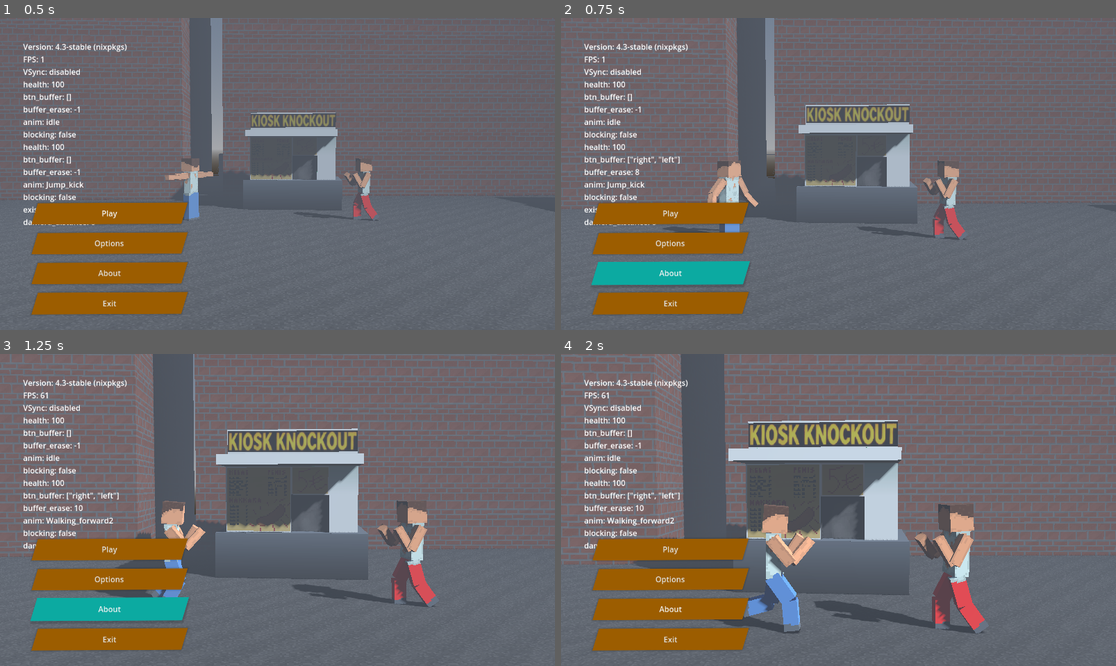
Above: before the commit, frames 1-4 (two rows, left to right).
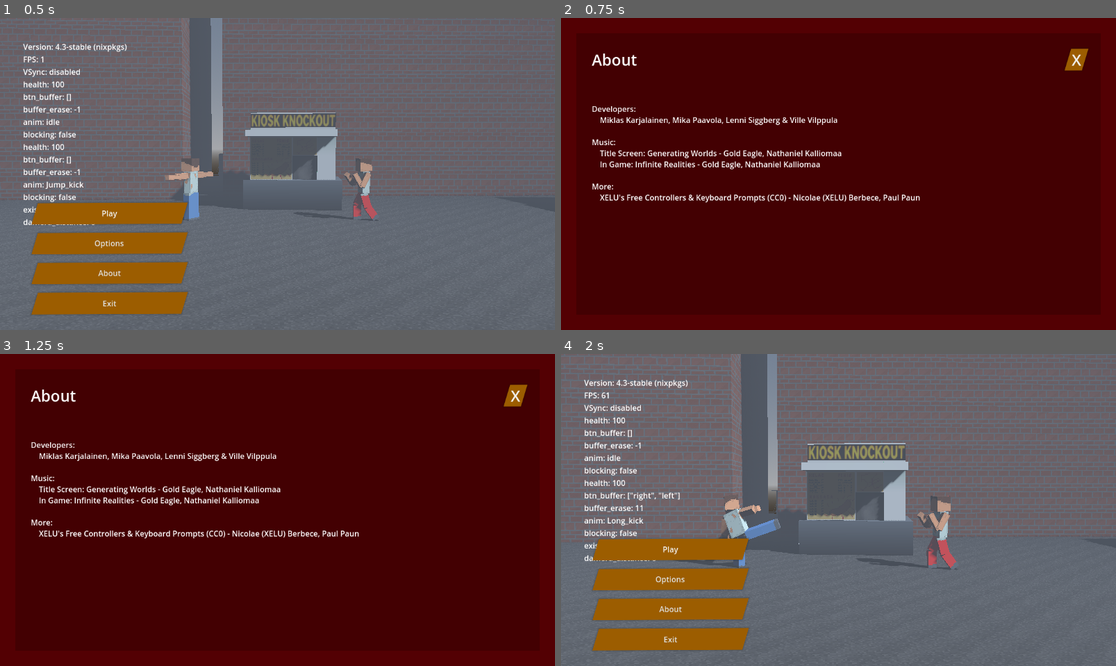
Above: after the commit, the same moments.

Repository: miklaskarjalainen/KioskKnockout
Game: Godot game, scene res://src/scenes/TitleScreen.tscn
Same seed, same stepped clock (60 frames per second), same inputs: the game is played once before the commit and once after it.
Inputs (mouse positions are in pixels of both pictures, inside the frame that each line leads up to):
- Up to frame 1 (0.5 s): no input
- Up to frame 2 (0.75 s): click "About" at 0.5 s
- Up to frame 3 (1.25 s): no input
- Up to frame 4 (2 s): click (1077, 394) at 1.25 s, where only the run after the commit has a clickable "X"

Frame 1 is identical in both runs. In frame 2, 100% of the frame differs, in the area x 0-100%, y 0-100%; in frame 3, 100%; in frame 4, 25%.

Commit message:
simple AboutScreen

Diff:
--- /dev/null
+++ b/src/scenes/AboutScreen.gd
@@ -0,0 +1,7 @@
+extends Control
+
+func _ready() -> void:
+	$MarginContainer/VBoxContainer/MarginContainer/HBoxContainer/CloseButton.grab_focus()
+
+func _on_close_button_pressed() -> void:
+	Global.change_main_scene_to("res://src/scenes/TitleScreen.tscn")
--- /dev/null
+++ b/src/scenes/AboutScreen.tscn
@@ -0,0 +1,90 @@
+[gd_scene load_steps=2 format=3 uid="uid://dlter0t2b8ht"]
+
+[ext_resource type="Script" path="res://src/scenes/AboutScreen.gd" id="1_ieipf"]
+
+[node name="AboutScreen" type="Control"]
+layout_mode = 3
+anchors_preset = 15
+anchor_right = 1.0
+anchor_bottom = 1.0
+grow_horizontal = 2
+grow_vertical = 2
+script = ExtResource("1_ieipf")
+
+[node name="ColorRect" type="ColorRect" parent="."]
+layout_mode = 1
+anchors_preset = 15
+anchor_right = 1.0
+anchor_bottom = 1.0
+grow_horizontal = 2
+grow_vertical = 2
+color = Color(0.32549, 0, 0.0117647, 1)
+
+[node name="MarginContainer" type="MarginContainer" parent="."]
+layout_mode = 1
+anchors_preset = 15
+anchor_right = 1.0
+anchor_bottom = 1.0
+grow_horizontal = 2
+grow_vertical = 2
+theme_override_constants/margin_left = 32
+theme_override_constants/margin_top = 32
+theme_override_constants/margin_right = 32
+theme_override_constants/margin_bottom = 32
+
+[node name="ColorRect" type="ColorRect" parent="MarginContainer"]
+layout_mode = 2
+color = Color(0, 0, 0, 0.196078)
+
+[node name="VBoxContainer" type="VBoxContainer" parent="MarginContainer"]
+layout_mode = 2
+
+[node name="MarginContainer" type="MarginContainer" parent="MarginContainer/VBoxContainer"]
+layout_mode = 2
+size_flags_vertical = 0
+theme_override_constants/margin_left = 32
+theme_override_constants/margin_top = 32
+theme_override_constants/margin_right = 32
+theme_override_constants/margin_bottom = 32
+
+[node name="HBoxContainer" type="HBoxContainer" parent="MarginContainer/VBoxContainer/MarginContainer"]
+layout_mode = 2
+alignment = 1
+
+[node name="Label" type="Label" parent="MarginContainer/VBoxContainer/MarginContainer/HBoxContainer"]
+layout_mode = 2
+size_flags_horizontal = 4
+theme_override_font_sizes/font_size = 32
+text = "About"
+horizontal_alignment = 1
+vertical_alignment = 1
+
+[node name="CloseButton" type="Button" parent="MarginContainer/VBoxContainer/MarginContainer/HBoxContainer"]
+layout_mode = 2
+size_flags_horizontal = 10
+size_flags_vertical = 0
+theme_override_font_sizes/font_size = 32
+text = "X"
+
+[node name="MarginContainer2" type="MarginContainer" parent="MarginContainer/VBoxContainer"]
+layout_mode = 2
+size_flags_vertical = 3
+theme_override_constants/margin_left = 32
+theme_override_constants/margin_top = 32
+theme_override_constants/margin_right = 32
+theme_override_constants/margin_bottom = 32
+
+[node name="RichTextLabel" type="RichTextLabel" parent="MarginContainer/VBoxContainer/MarginContainer2"]
+layout_mode = 2
+size_flags_vertical = 3
+text = "Developers:
+	Miklas Karjalainen, Mika Paavola, Lenni Siggberg & Ville Vilppula
+
+Music:
+	Title Screen: Generating Worlds - Gold Eagle, Nathaniel Kalliomaa
+	In Game: Infinite Realities - Gold Eagle, Nathaniel Kalliomaa
+
+More:
+	XELU's Free Controllers & Keyboard Prompts (CC0) - Nicolae (XELU) Berbece, Paul Paun"
+
+[connection signal="pressed" from="MarginContainer/VBoxContainer/MarginContainer/HBoxContainer/CloseButton" to="." method="_on_close_button_pressed"]
--- a/src/scenes/TitleScreen.gd
+++ b/src/scenes/TitleScreen.gd
@@ -13,8 +13,7 @@
 	Global.change_main_scene_to("res://src/scenes/OptionsMenu.tscn")
 
 func _on_about_button_pressed() -> void:
-	Console.warning("Not Implemented")
-	pass # Replace with function body.
+	Global.change_main_scene_to("res://src/scenes/AboutScreen.tscn")
 
 func _on_exit_button_pressed() -> void:
 	print("quitting")
